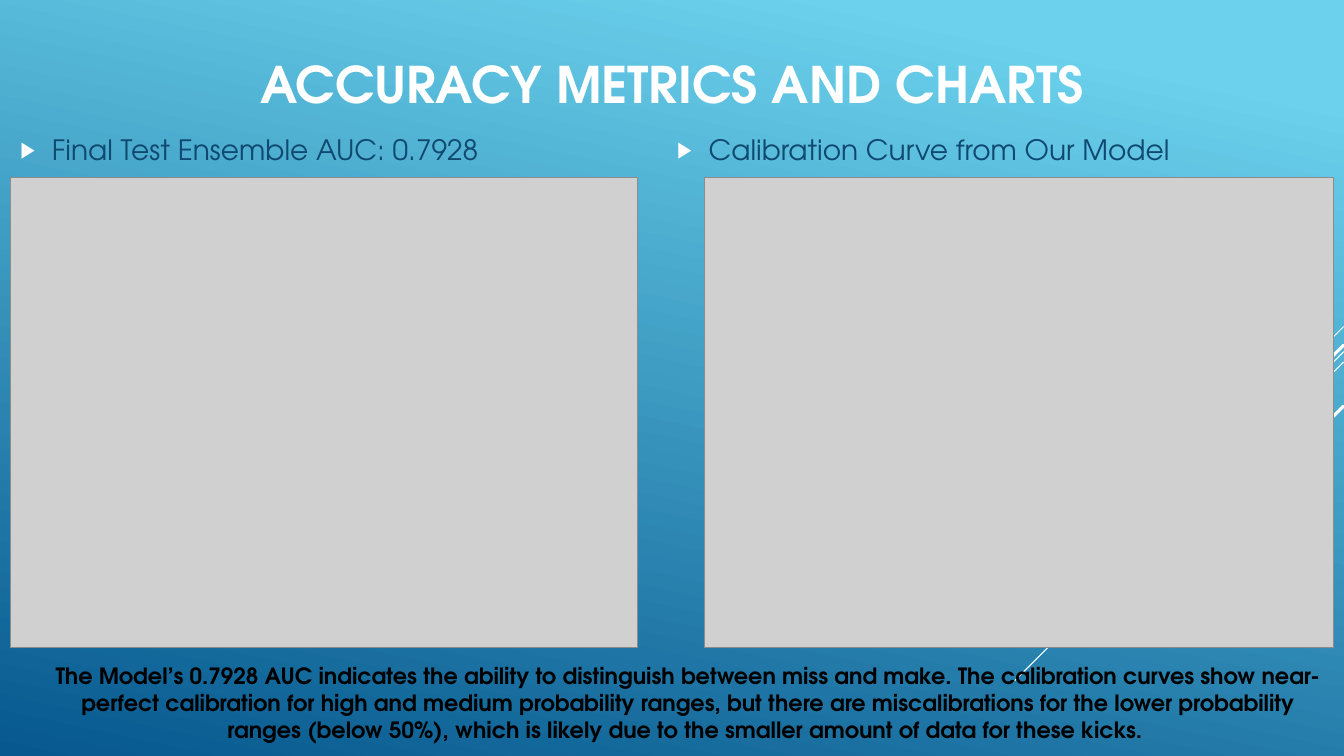
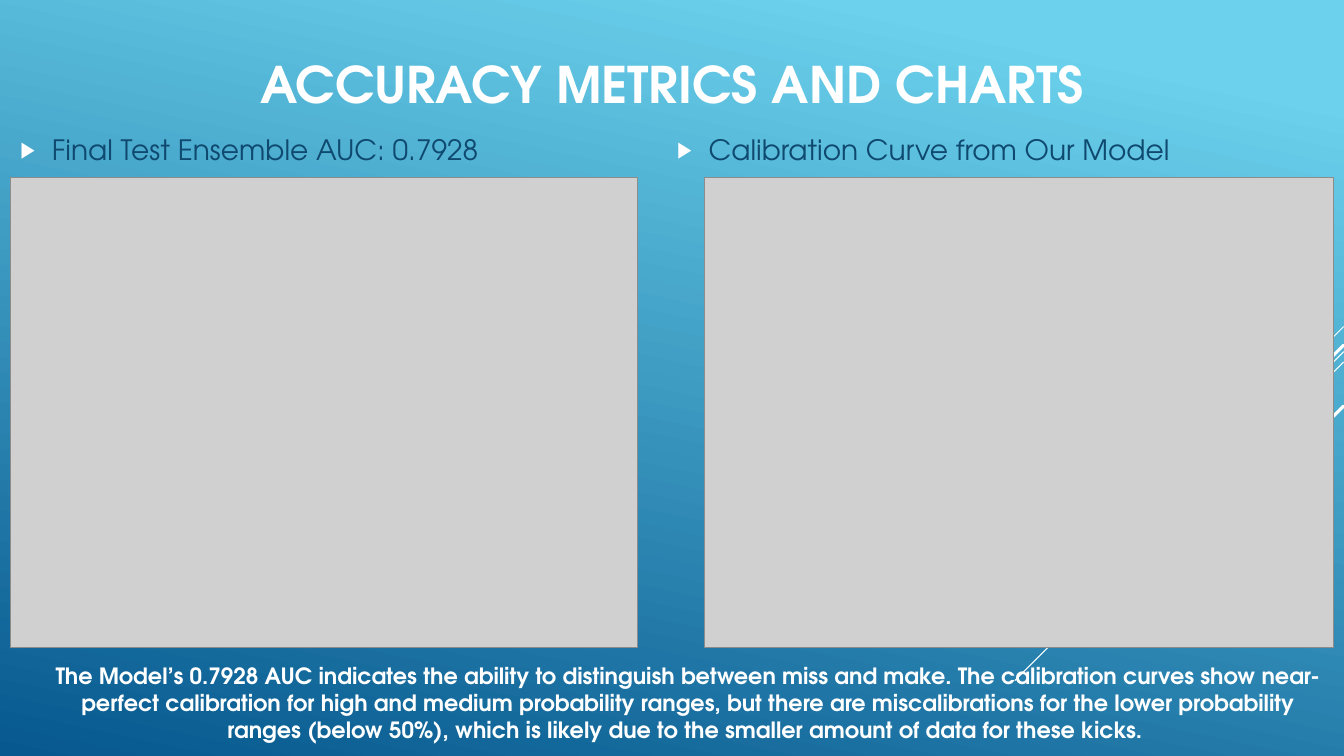
Before and after one commit to apurvis14/Chargers-FG-Model-QA, a slide deck: slide 4 of Andrew Purvis - FG Probability Model Overview .pptx. Drawn at 1344x756 pixels with LibreOffice and Linux fonts; fonts in the diff are those of the drawing; grey boxes stand for pictures. Boxes give left, top, right and bottom in pixels: in the first picture for what was removed or moved away, otherwise in the second. Text is boxed around its words. In the diff, an @@ line names an element or a change of style, - is before the commit and + after.

```diff
--- a/Andrew Purvis - FG Probability Model Overview .pptx
+++ b/Andrew Purvis - FG Probability Model Overview .pptx
@@ text "The Model’s 0.7928 AUC indicates ..." at (56,660,1320,744): text colour #000000 to #FFFFFF @@
```
Also in this commit, not shown: 3 other slides changed.
